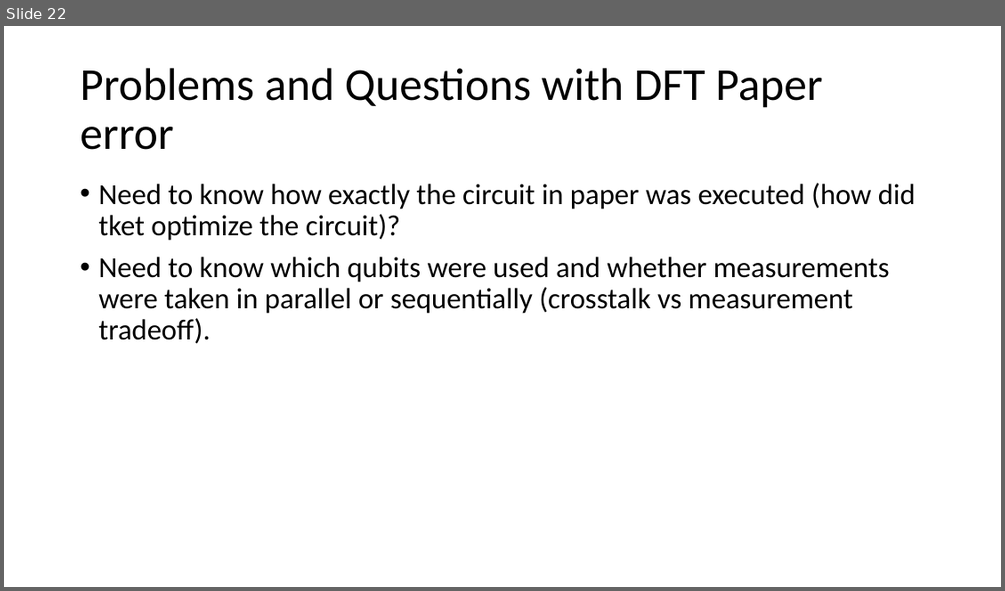
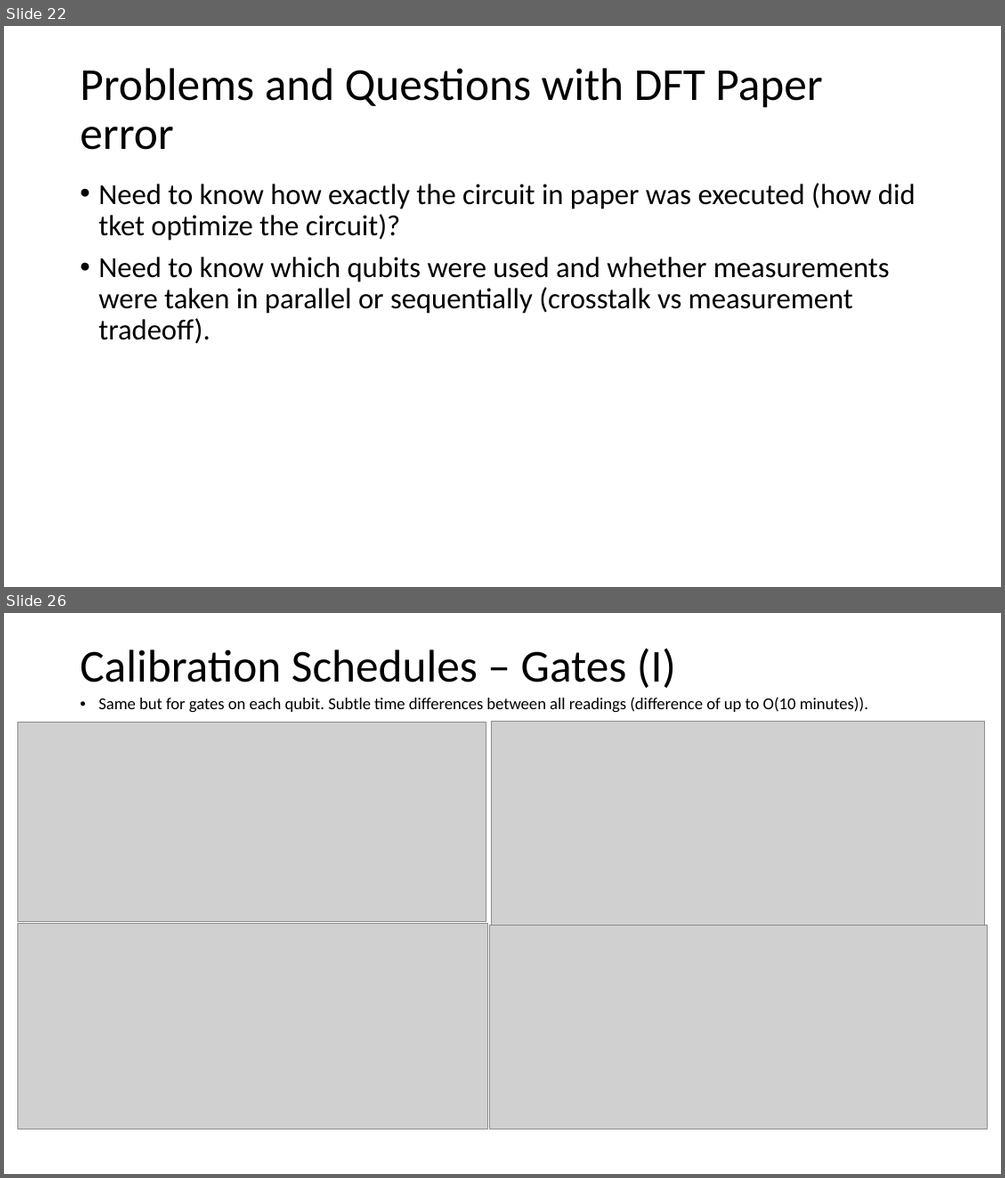
Before and after one commit to a-kapila/quantum-error, a slide deck: Annanay Project Summary.pptx. Shown one above the other, each under a label of ours: slide 22 before the commit, slides 22 and 26 after it; the slides between them are not shown. The pictures are 1005x591 and 1005x1178 pixels, drawn with LibreOffice and Linux fonts; fonts in the diff are those of the drawing; grey boxes stand for pictures. Boxes give left, top, right and bottom in pixels: in the first picture for what was removed or moved away, otherwise in the second. Text is boxed around its words. In the diff, an @@ line names an element or a change of style, - is before the commit and + after.

```diff
--- a/Annanay Project Summary.pptx
+++ b/Annanay Project Summary.pptx
@@ slide 26 added at box(4, 613, 1001, 1174), background #FFFFFF @@
@@ title added at box(80, 648, 676, 688), 44 pt, text #000000 @@
+Calibration Schedules – Gates (I)
@@ text added at box(98, 697, 868, 713), 16 pt, text #000000 @@
+• Same but for gates on each qubit. Subtle time differences between all readings (difference of up to O(10 minutes)).
@@ group added at box(17, 722, 988, 1129): 4 pictures @@
```
Also in this commit, not shown: 7 other slides added, 1 slide removed, 16 other files.
